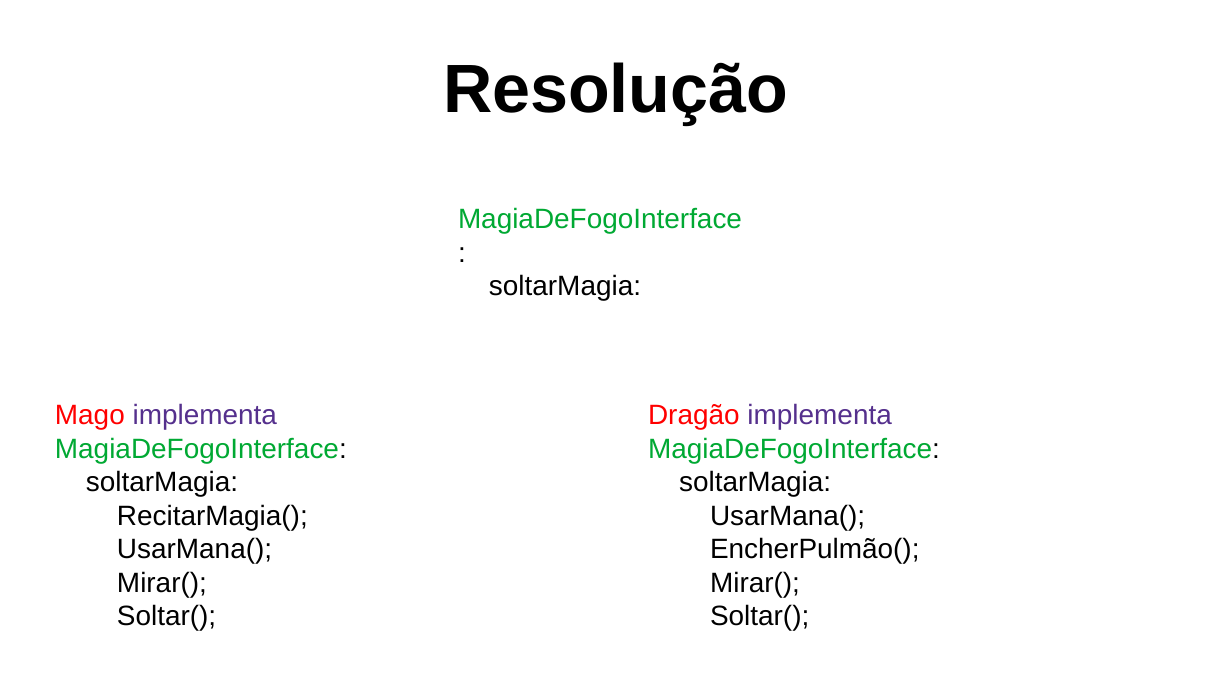
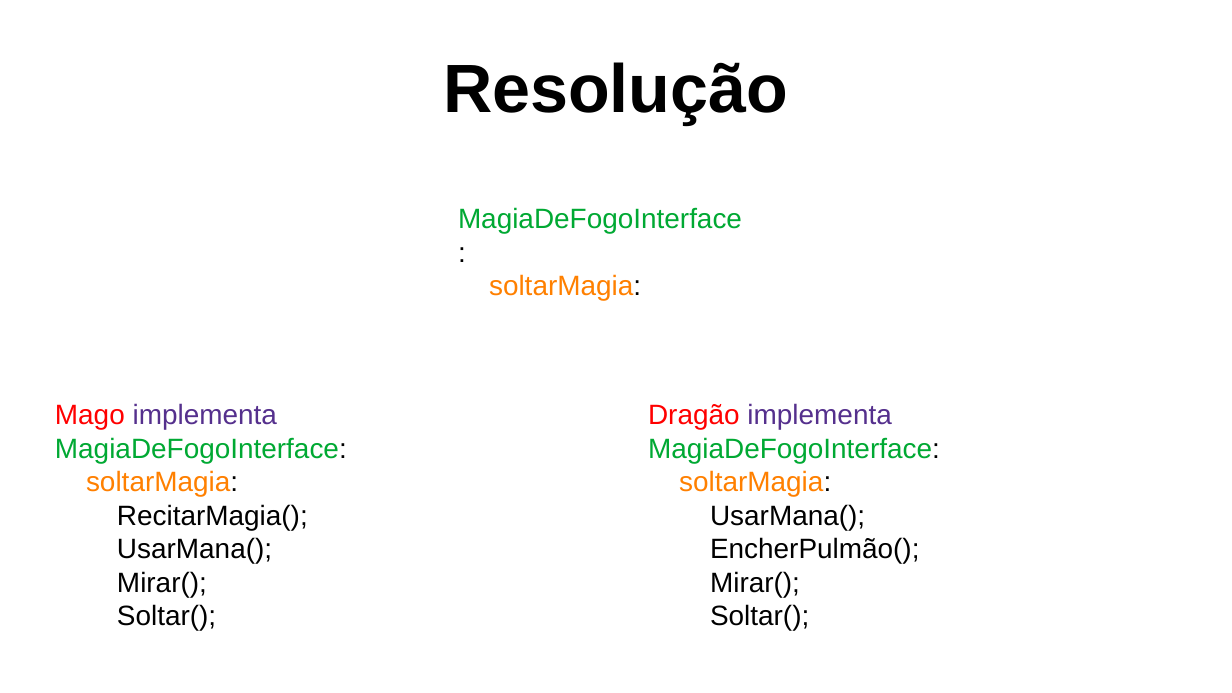
Before and after one commit to matheusjferreira/dart-dip, a slide deck: slide 7 of src/dip_apresentacao.odp. Drawn at 1232x693 pixels with LibreOffice and Linux fonts; fonts in the diff are those of the drawing. Boxes give left, top, right and bottom in pixels: in the first picture for what was removed or moved away, otherwise in the second. Text is boxed around its words. In the diff, an @@ line names an element or a change of style, - is before the commit and + after.

Commit message:
refactor: update dip_apresentacao.odp

```diff
--- a/src/dip_apresentacao.odp
+++ b/src/dip_apresentacao.odp
@@ text at (x1=489, y1=274, x2=641, y2=301): text colour #000000 to #FF8000 in "soltarMagia:" @@
@@ text at (x1=86, y1=470, x2=238, y2=496): text colour #000000 to #FF8000 in "soltarMagia:" @@
@@ text at (x1=679, y1=470, x2=831, y2=496): text colour #000000 to #FF8000 in "soltarMagia:" @@
```
